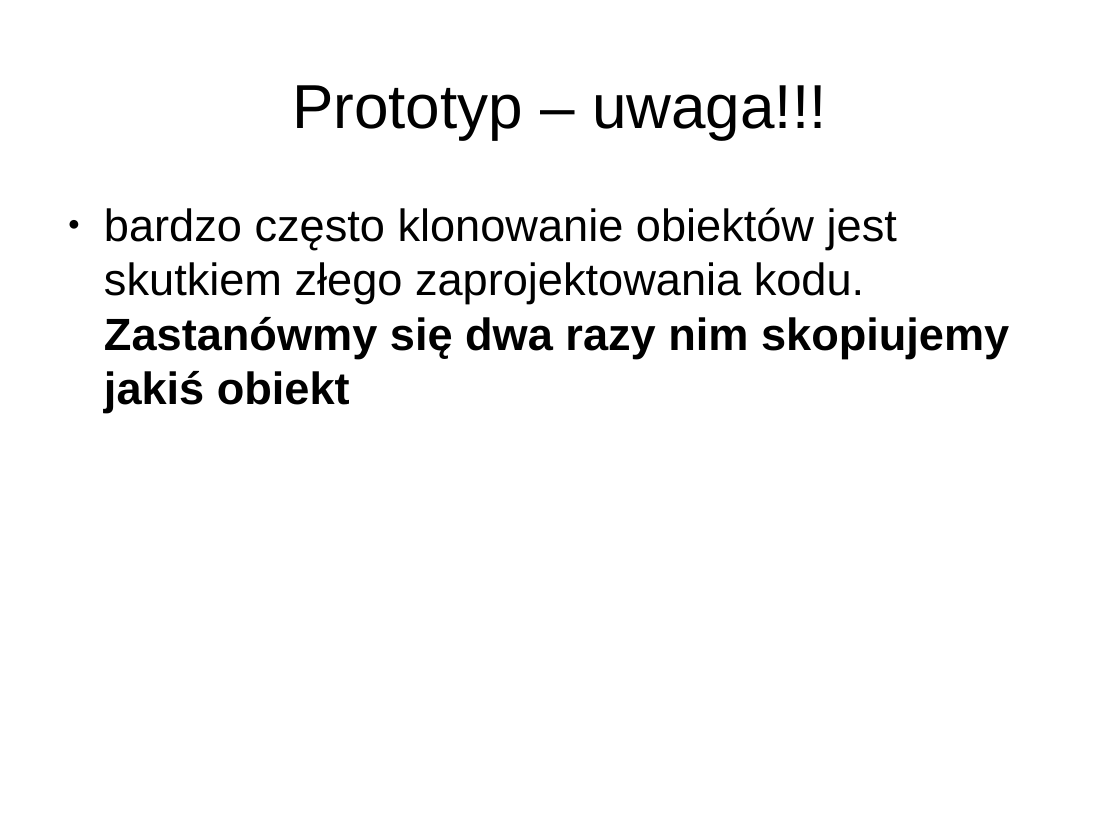
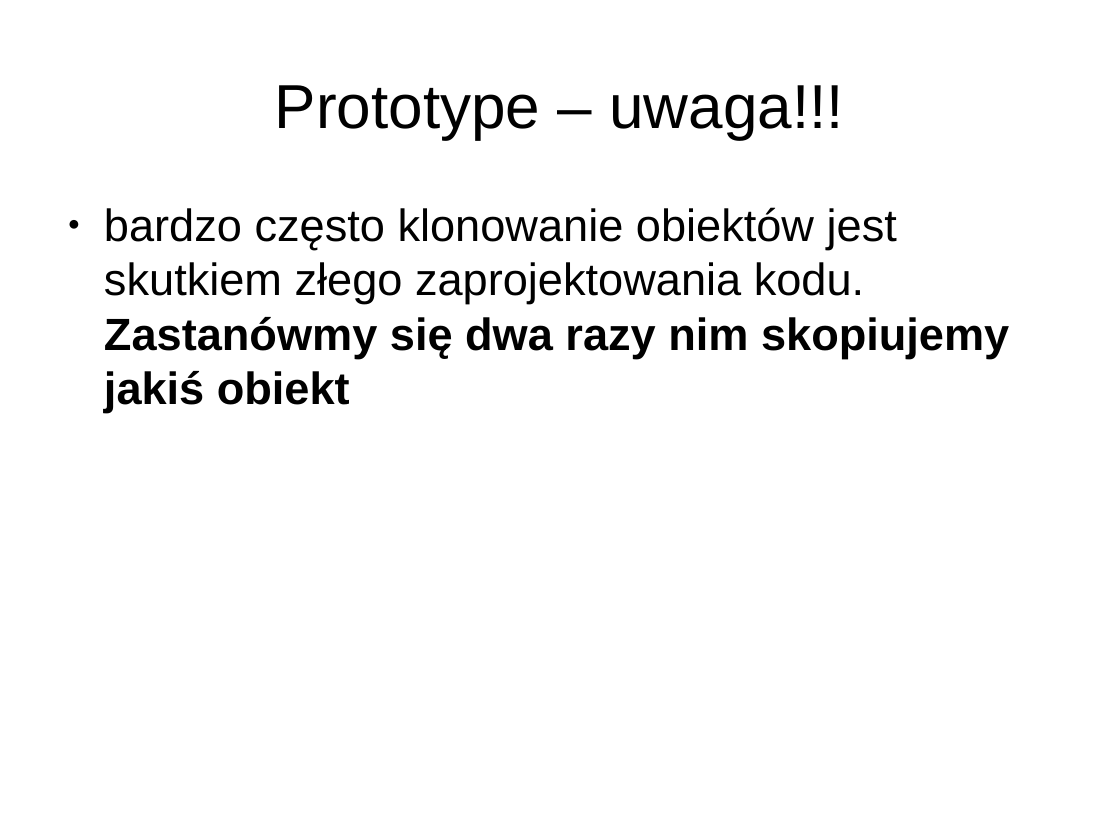
Before and after one commit to anicos/wzorce-projektowe-prezentacja, a slide deck: slide 50 of Part_1.odp. Drawn at 1120x840 pixels with LibreOffice and Linux fonts; fonts in the diff are those of the drawing. Boxes give left, top, right and bottom in pixels: in the first picture for what was removed or moved away, otherwise in the second. Text is boxed around its words. In the diff, an @@ line names an element or a change of style, - is before the commit and + after.

```diff
--- a/Part_1.odp
+++ b/Part_1.odp
@@ title at bbox=[275, 85, 843, 139]: text changed @@
-Prototyp – uwaga!!!
+Prototype – uwaga!!!
```
Also in this commit, not shown: 9 other slides changed, 1 other file.
